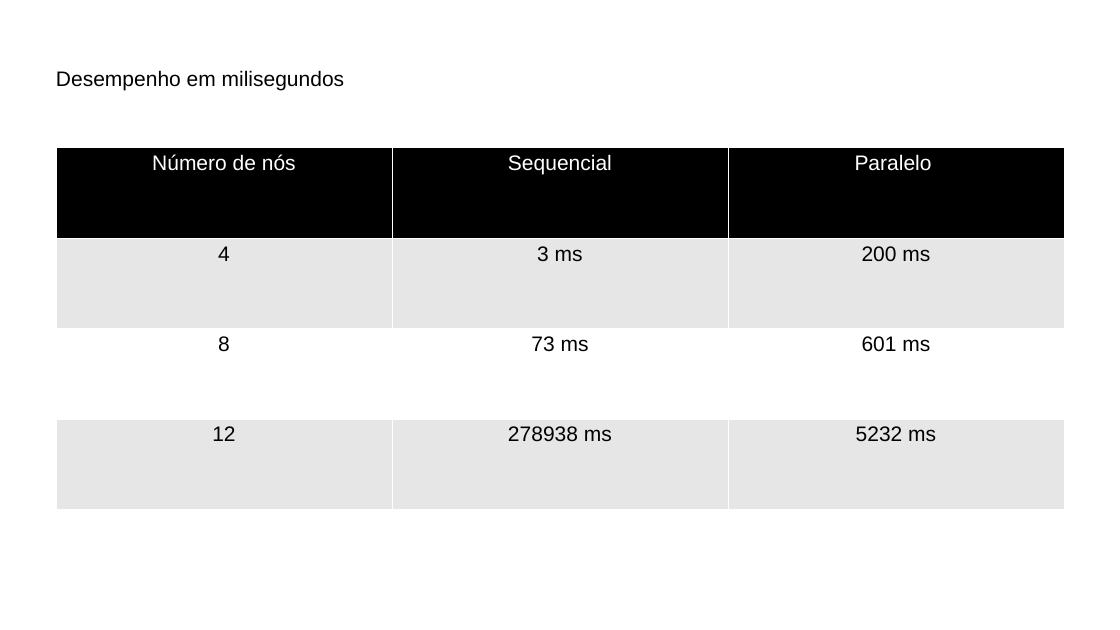
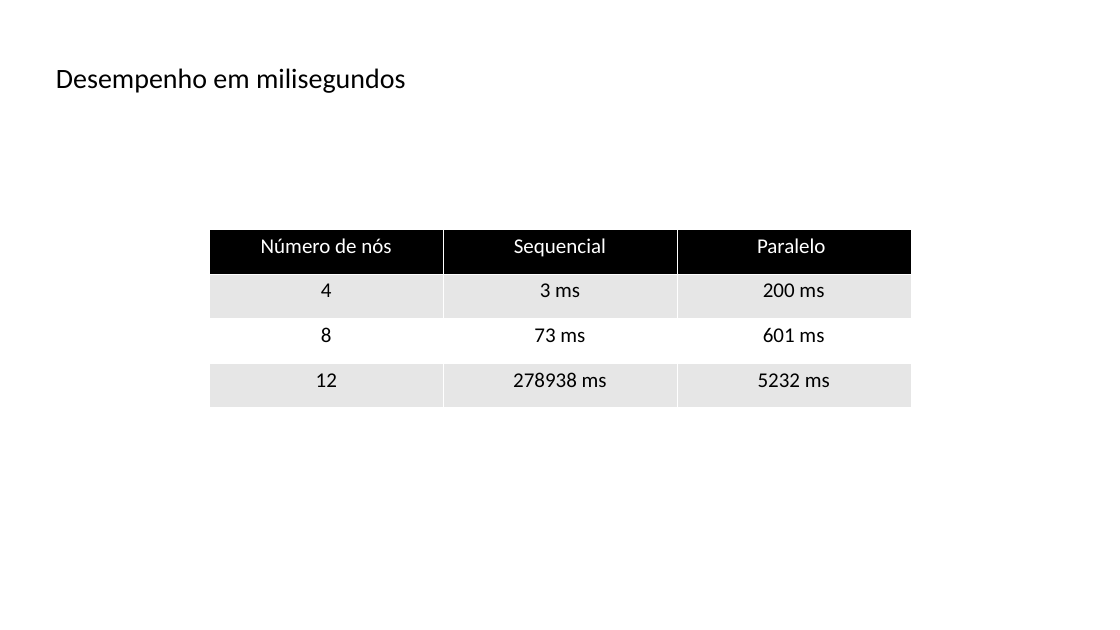
Before and after one commit to lquatrin/inf2591, a slide deck: slide 40 of x10.pptx. Drawn at 1120x630 pixels with LibreOffice and Linux fonts; fonts in the diff are those of the drawing. Boxes give left, top, right and bottom in pixels: in the first picture for what was removed or moved away, otherwise in the second. Text is boxed around its words. In the diff, an @@ line names an element or a change of style, - is before the commit and + after.

```diff
--- a/x10.pptx
+++ b/x10.pptx
@@ text "Desempenho em milisegundos" at (56,68,405,93): size 18 to 24 pt, font Arial to Calibri @@
@@ table at (209,229,910,408) @@
-row 5:  |  | 
@@ table: place and size @@
-table at (56,147,1065,509)
+table at (209,229,910,408)
```
Also in this commit, not shown: 22 other slides changed, 2 slides added, 2 slides removed.
